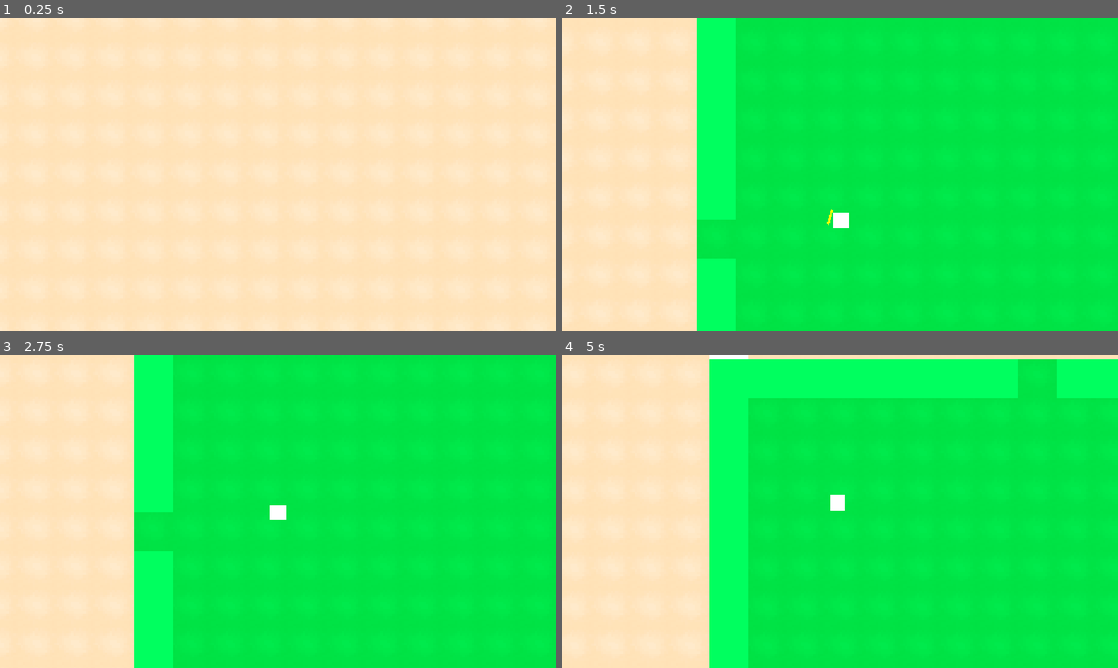
Above: before the commit, frames 1-4 (two rows, left to right).
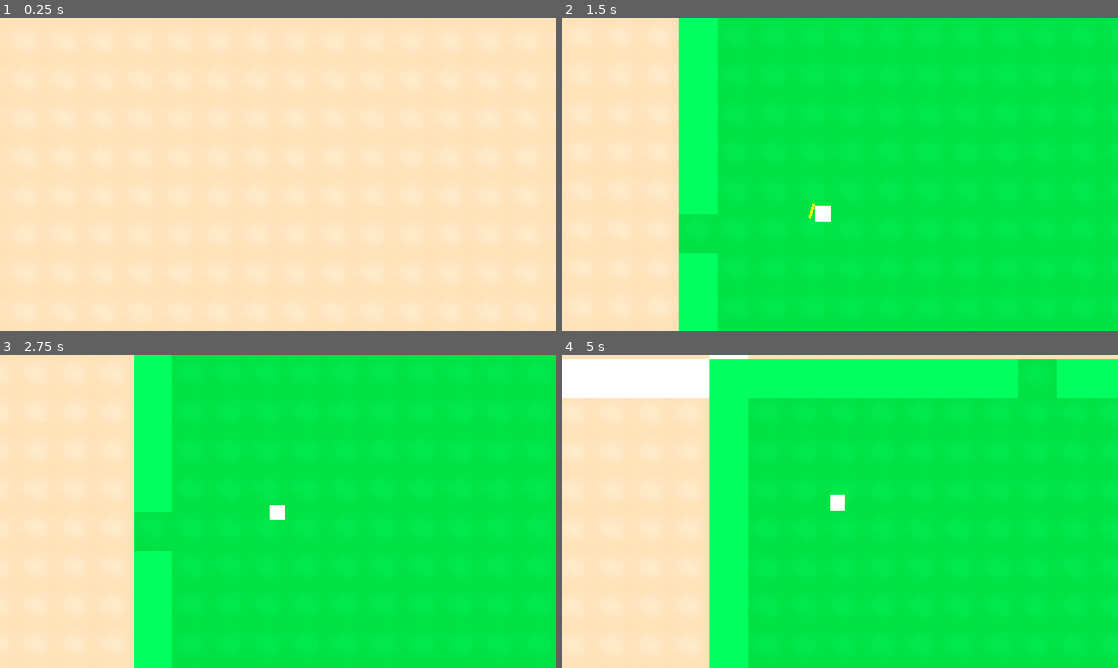
Above: after the commit, the same moments.

Repository: deathlytoall/LD-60-by-1507-Games
Game: Godot game, scene res://CarterMain/carter_main.tscn
Two runs of this game, one before a commit and one after it. Both use one fixed random seed, a clock stepped at 60 frames per second and the inputs below.
Inputs (mouse positions are in pixels of both pictures, inside the frame that each line leads up to):
- Up to frame 1 (0.25 s): no input
- Up to frame 2 (1.5 s): move the mouse to (962, 158) at 0.52 s; hold A (A) 0.53-1.28 s; move the mouse to (728, 190) at 1.27 s; tap D (D) at 1.35 s
- Up to frame 3 (2.75 s): move the mouse to (333, 442) at 2.02 s; click (333, 442) at 2.1 s
- Up to frame 4 (5 s): move the mouse to (812, 574) at 2.77 s; tap S (S) at 2.85 s; move the mouse to (1006, 558) at 3.52 s; hold W (W) 3.53-4.28 s; move the mouse to (673, 464) at 4.27 s; tap A (A) at 4.35 s

The runs differ from the first frame. In frame 2, 6.0% of the frame differs, in the area x 21-52%, y 0-100%; in frame 3, 0.2%; in frame 4, 3.3%.

Commit message:
removed player node group

Diff:
--- a/CarterMain/carter_main.tscn
+++ b/CarterMain/carter_main.tscn
@@ -22,7 +22,7 @@
 room_generator = NodePath("../RoomGenerator")
 
 [node name="RoomGenerator" parent="." unique_id=728441853 instance=ExtResource("3_pu5yk")]
-map_seed = 4
+map_seed = 8
 start_rooms = Array[PackedScene]([ExtResource("4_b3f8j")])
 boss_rooms = Array[PackedScene]([ExtResource("5_lw7lm")])
 upgrade_rooms = Array[PackedScene]([ExtResource("6_sy2ie"), ExtResource("6_sy2ie")])
--- a/TerrianGeneration/RoomHelpers/RoomCameraTrigger/room_camera_trigger.gd
+++ b/TerrianGeneration/RoomHelpers/RoomCameraTrigger/room_camera_trigger.gd
@@ -15,11 +15,6 @@
 		_camera.limit_top += int(global_position.y)
 		_camera.limit_bottom += int(global_position.y)
 
-		if immidiate_trigger:
-			_camera.player = get_tree().get_nodes_in_group("player")[0]
-			print(_camera.player)
-			_camera.make_current()
-
 func _on_body_entered(body: Node2D) -> void:
 	if body is Player and _camera and false:
 		_camera.player = body
--- a/project.godot
+++ b/project.godot
@@ -24,10 +24,6 @@
 
 window/stretch/mode="canvas_items"
 window/stretch/aspect="expand"
-
-[global_group]
-
-player="used to get the player for the cameras"
 
 [input]
 
